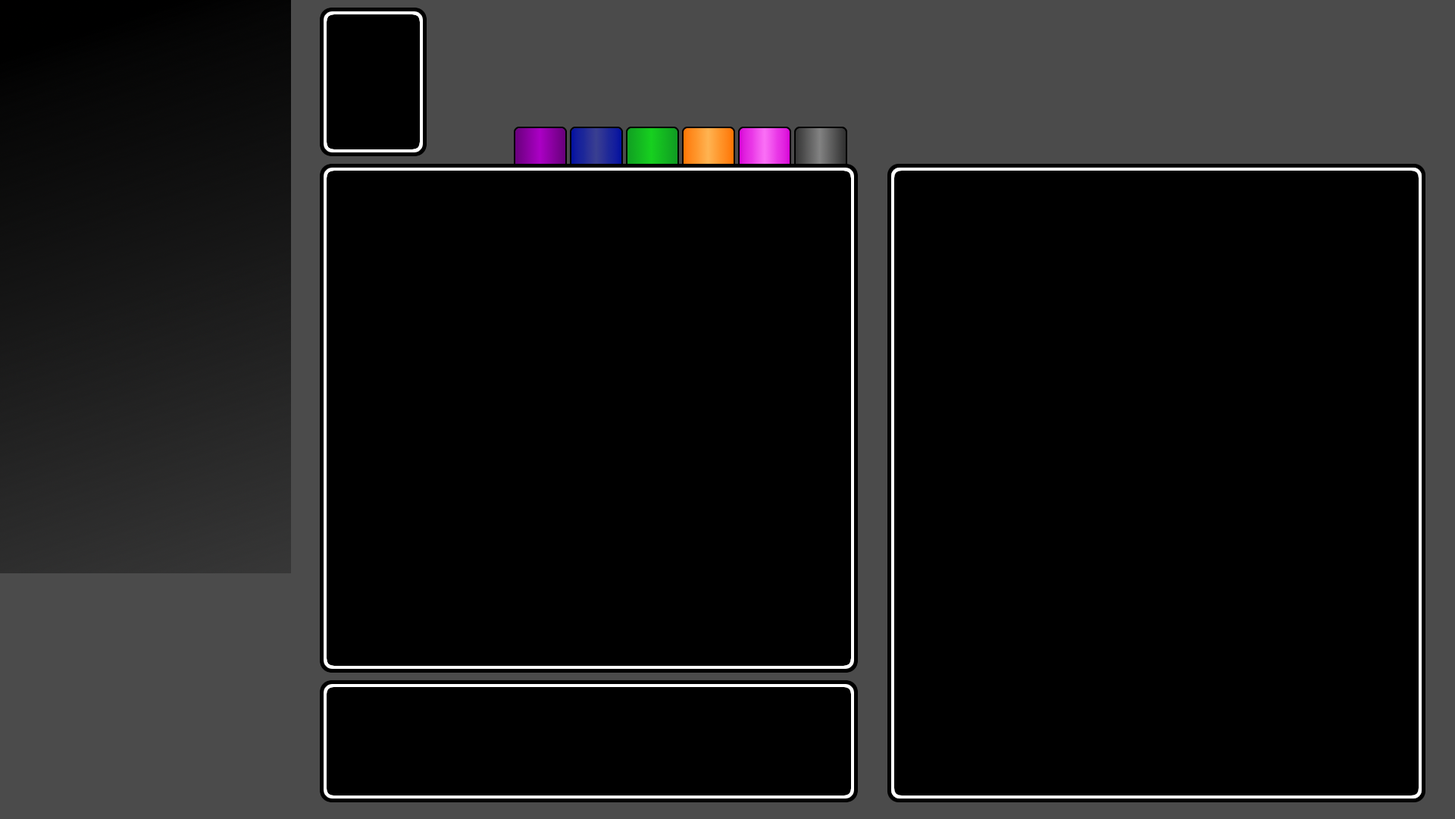
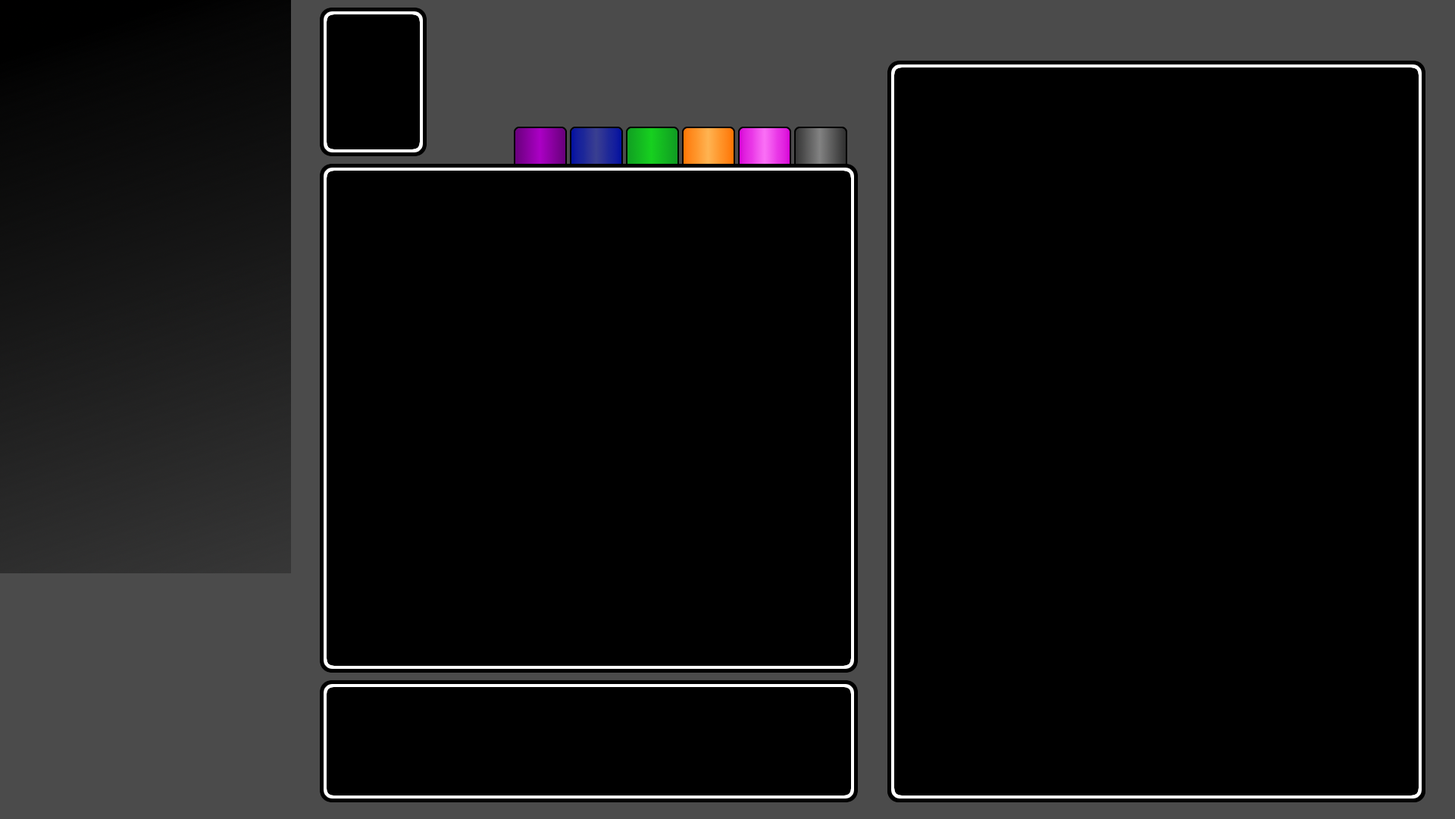
Two versions of the same layered image (1455x819). Layer-by-layer changes:
painted on "Sets Area" over [887, 60, 1426, 802]
